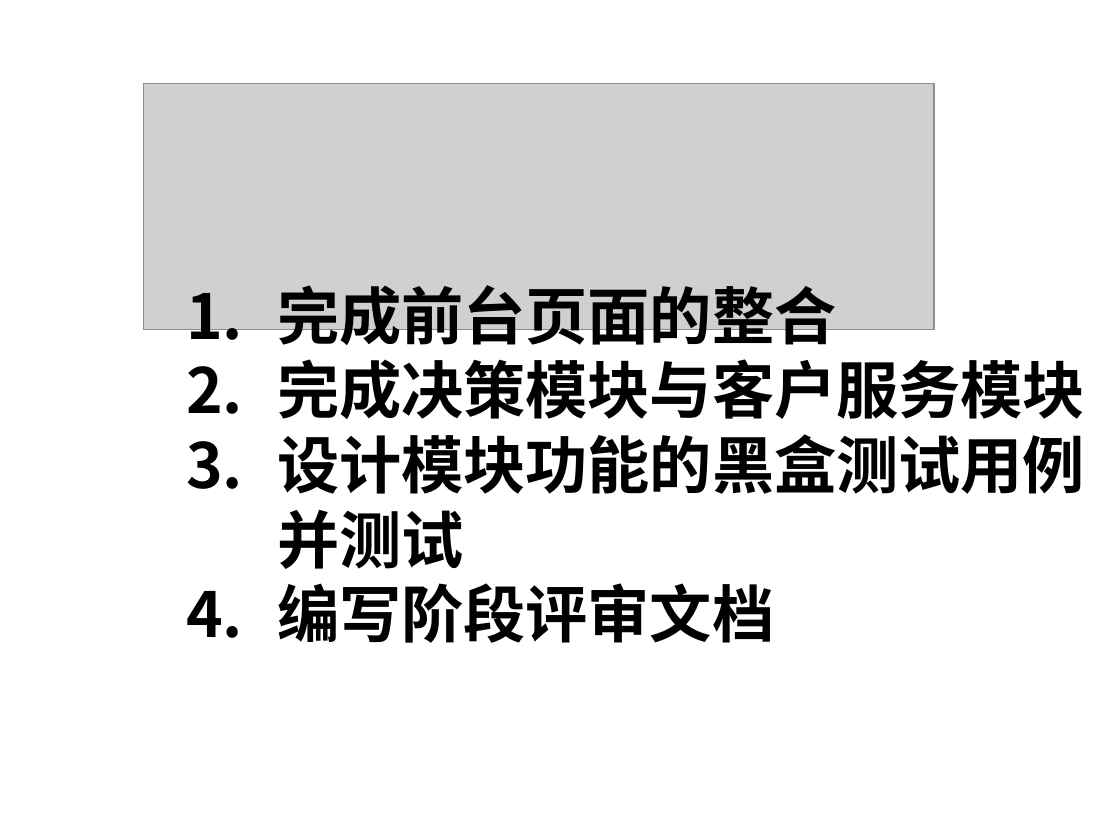
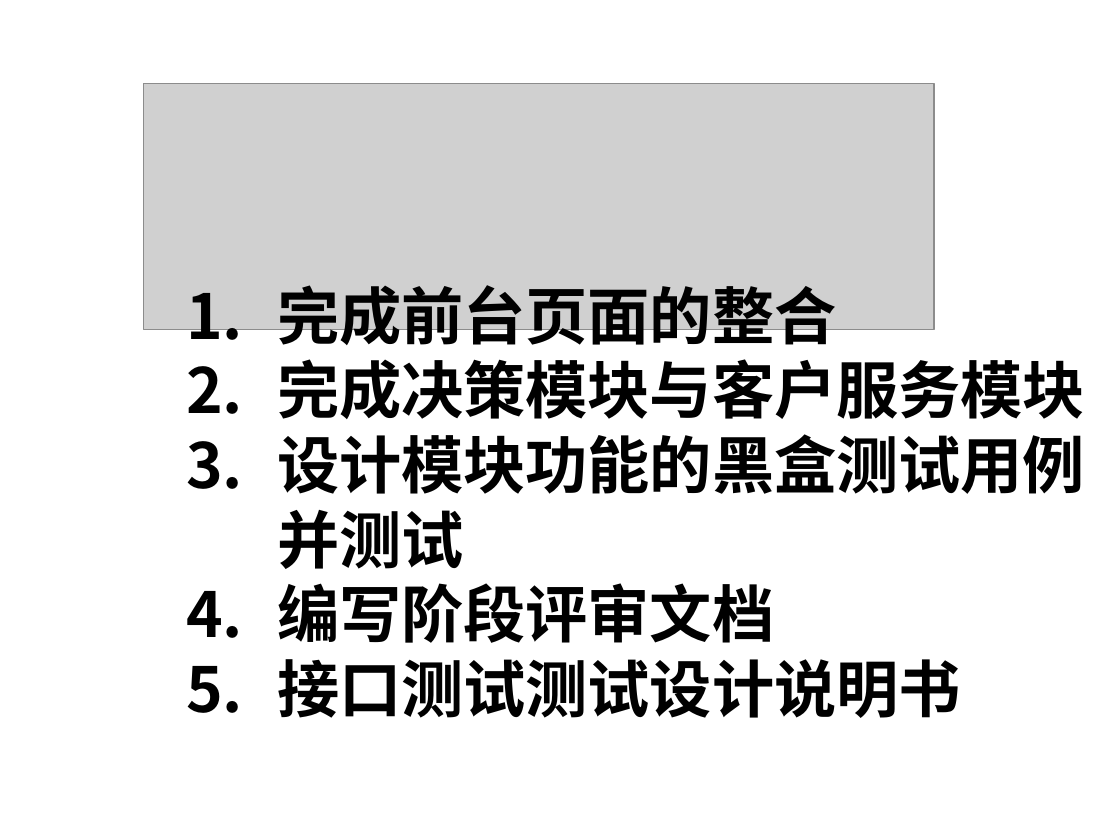
Before and after one commit to yaxing/sherry-forus, a slide deck: slide 7 of 项目相关文档/Sherry/项目监控/项目进展报告/项目报告_2009-12-03_Forus.ppt (slide 4 before the commit). Drawn at 1120x840 pixels with LibreOffice and Linux fonts; fonts in the diff are those of the drawing; grey boxes stand for pictures; background and template pictures are left out. Boxes give left, top, right and bottom in pixels: in the first picture for what was removed or moved away, otherwise in the second. Text is boxed around its words. In the diff, an @@ line names an element or a change of style, - is before the commit and + after.

```diff
--- a/项目相关文档/Sherry/项目监控/项目进展报告/项目报告_2009-12-03_Forus.ppt
+++ b/项目相关文档/Sherry/项目监控/项目进展报告/项目报告_2009-12-03_Forus.ppt
@@ text at <box>277,659,961,718</box>: paragraph added @@
+5. 接口测试测试设计说明书
```
Also in this commit, not shown: 1 other slide changed, 4 slides added, 1 slide removed.
